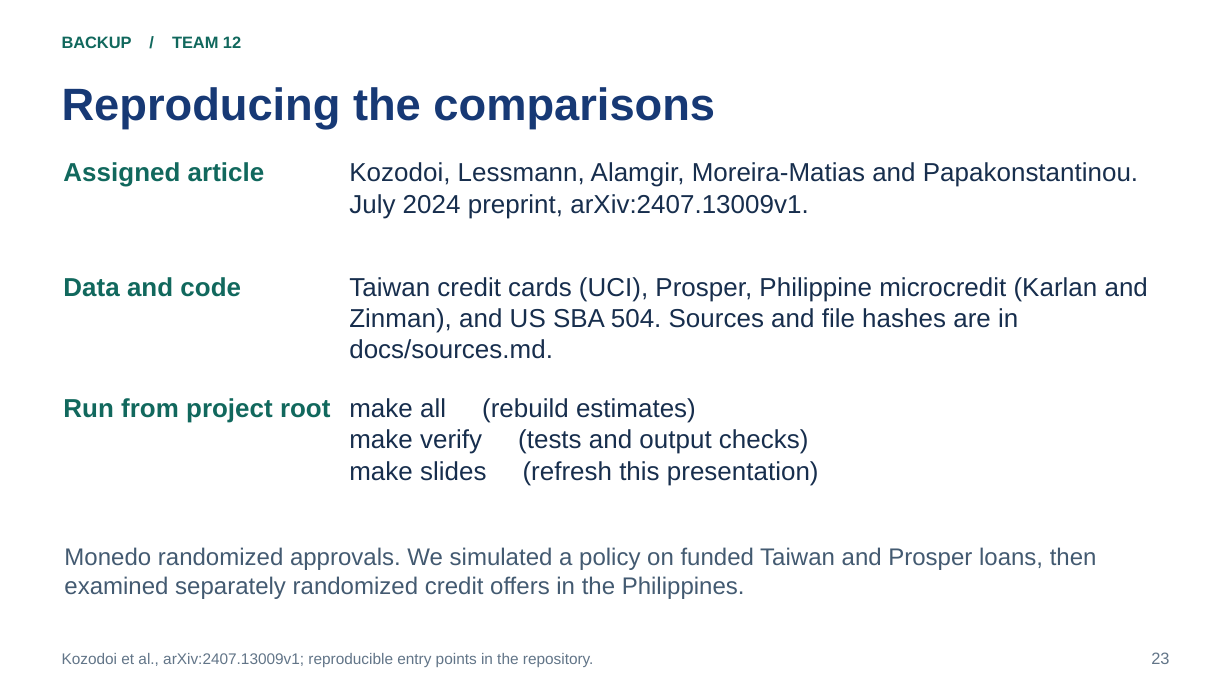
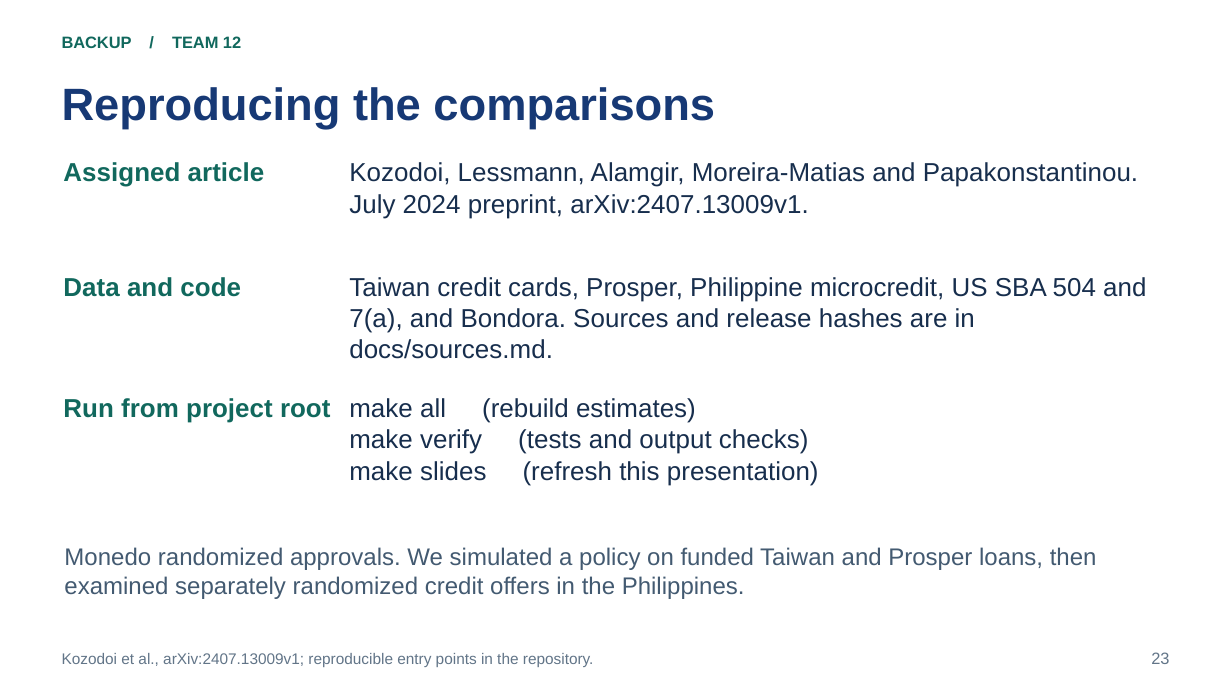
Before and after one commit to bigpurota/paper11, a slide deck: slide 23 of slides/paper11.pptx. Drawn at 1232x693 pixels with LibreOffice and Linux fonts; fonts in the diff are those of the drawing. Boxes give left, top, right and bottom in pixels: in the first picture for what was removed or moved away, otherwise in the second. Text is boxed around its words. In the diff, an @@ line names an element or a change of style, - is before the commit and + after.

Commit message:
Update the slide source inventory and clean-release checks

```diff
--- a/slides/paper11.pptx
+++ b/slides/paper11.pptx
@@ text at <box>349,277,1146,359</box>: text changed @@
-Taiwan credit cards (UCI), Prosper, Philippine microcredit (Karlan and Zinman), and US SBA 504. Sources and file hashes are in docs/sources.md.
+Taiwan credit cards, Prosper, Philippine microcredit, US SBA 504 and 7(a), and Bondora. Sources and release hashes are in docs/sources.md.
```
Also in this commit, not shown: 4 other files.
